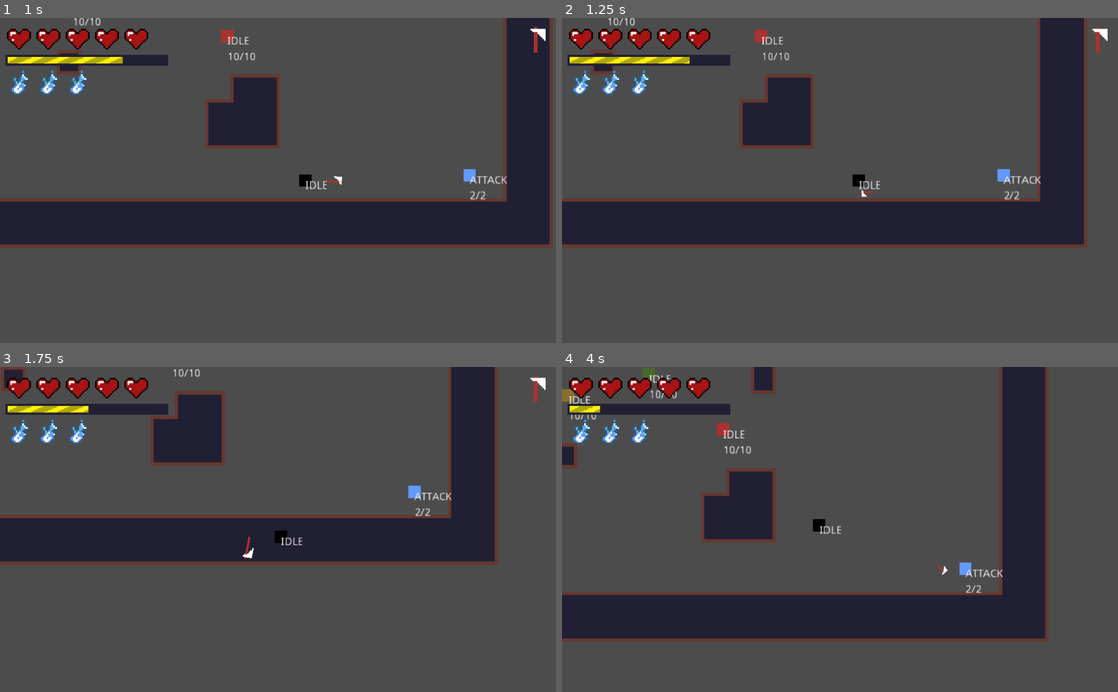
Above: before the commit, frames 1-4 (two rows, left to right).
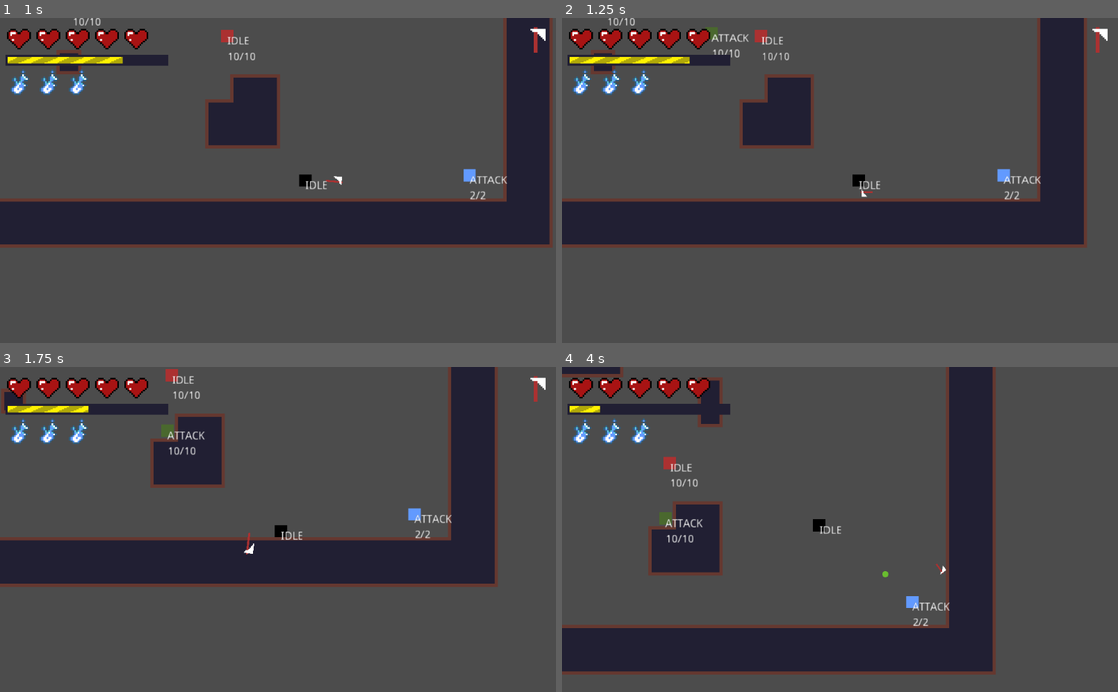
Above: after the commit, the same moments.

Repository: renzoventura/god-of-war
Game: Godot game, scene res://scenes/level/TemplateLevel.tscn
Same seed, same stepped clock (60 frames per second), same inputs: the game is played once before the commit and once after it.
Inputs (mouse positions are in pixels of both pictures, inside the frame that each line leads up to):
- Up to frame 1 (1 s): tap Enter at 0.5 s; move the mouse to (400, 164) at 0.52 s; hold D (right) from 0.53 s (still down); click (400, 164) at 0.6 s; tap Space (dash) at 0.8 s
- Up to frame 2 (1.25 s): keep holding D (right)
- Up to frame 3 (1.75 s): move the mouse to (166, 545) at 1.27 s; release D (right) at 1.28 s; hold S (down) from 1.28 s (still down); tap Space (dash) at 1.35 s; click (166, 545) at 1.55 s
- Up to frame 4 (4 s): move the mouse to (895, 458) at 2.02 s; release S (down) at 2.03 s; hold D (right) 2.03-2.78 s; click (895, 458) at 2.1 s; tap Space (dash) at 2.3, 2.85, 3.8 s; move the mouse to (812, 594) at 2.77 s; hold W (up) 2.78-3.53 s; click (812, 594) at 3.05 s; move the mouse to (1006, 578) at 3.52 s; hold A (left) from 3.53 s (still down); right-click (1006, 578) at 3.6 s

Frame 1 is identical in both runs. In frame 2, 0.2% of the frame differs, in the area x 25-34%, y 2-13%; in frame 3, 16%; in frame 4, 37%, in the area x 0-88%, y 0-95%.

Commit message:
Basher Updates

Diff:
--- a/scenes/enemy/BasherEnemy.gd
+++ b/scenes/enemy/BasherEnemy.gd
@@ -1,25 +1,59 @@
 extends "res://scenes/enemy/Enemy.gd"
 
 var player = null
-const SPEED = 200
+export var SPEED:int = 30
 
+onready var animationPlayer = $"AnimationPlayer"
+onready var bashTimer = $"BashTimer"
+onready var chargeTimer = $"ChargeTimer"
 
-
-
+var is_bashing:bool = false
+var is_done_charging: bool = false
+var last_player_position;
 
 func attack_feature():
-	chase_player()
+	if(!is_bashing):
+		SPEED = 30
+		chase_player()
+	else:
+		bash_attack()
 
 func chase_player():
 	player = get_tree().get_root().find_node("Player", true, false)
 	var player_direction = player.position - self.position
-	if player_direction.x > player_direction.y:
-		player_direction.y = 0
+	move_and_slide(SPEED * player_direction.normalized())
+
+func bash_attack():
+	SPEED = 300
+	var player = get_tree().get_root().find_node("Player", true, false)
+	var player_direction = last_player_position
+	if(is_done_charging):
+		print("DASH")
+		move_and_slide(SPEED * player_direction.normalized())
 	else:
-		player_direction.x =0
-	move_and_slide(SPEED * player_direction.normalized())
+		print("CHARGING")
+
 
 func get_target()->Vector2:
 	var player = get_tree().get_root().find_node("Player", true, false)
 	var player_direction = (player.global_position)
 	return player_direction + Vector2(0,-2)
+
+func _on_AttackRange2_body_entered(body):
+	if (state == ATTACK and !is_bashing):
+		is_done_charging
+		player = get_tree().get_root().find_node("Player", true, false)
+		last_player_position = player.position - self.position
+		is_bashing = true
+		chargeTimer.start()
+		bashTimer.start()
+
+func _on_AttackRange2_body_exited(body):
+	pass # Replace with function body.
+
+func _on_BashTimer_timeout():
+	is_bashing = false
+	is_done_charging = false
+
+func _on_ChargeTimer_timeout():
+	is_done_charging = true
--- a/scenes/enemy/BasherEnemy.tscn
+++ b/scenes/enemy/BasherEnemy.tscn
@@ -1,11 +1,53 @@
-[gd_scene load_steps=4 format=2]
+[gd_scene load_steps=6 format=2]
 
 [ext_resource path="res://scenes/enemy/Enemy.tscn" type="PackedScene" id=1]
 [ext_resource path="res://assets/enemy/basher_enemy.png" type="Texture" id=2]
 [ext_resource path="res://scenes/enemy/BasherEnemy.gd" type="Script" id=3]
+
+[sub_resource type="CircleShape2D" id=1]
+radius = 151.132
+
+[sub_resource type="Animation" id=2]
+resource_name = "BashAttack"
+length = 1.5
+step = 0.05
+tracks/0/type = "value"
+tracks/0/path = NodePath(".:SPEED")
+tracks/0/interp = 1
+tracks/0/loop_wrap = true
+tracks/0/imported = false
+tracks/0/enabled = true
+tracks/0/keys = {
+"times": PoolRealArray( 0, 0.5, 0.6, 0.9, 1, 1.5 ),
+"transitions": PoolRealArray( 1, 1, 1, 1, 1, 1 ),
+"update": 1,
+"values": [ 0, 0, 500, 500, 0, 500 ]
+}
 
 [node name="BasherEnemy" instance=ExtResource( 1 )]
 script = ExtResource( 3 )
 
 [node name="Sprite" parent="." index="0"]
 texture = ExtResource( 2 )
+
+[node name="DectectionZone" parent="AI" index="0"]
+scale = Vector2( 3, 3 )
+
+[node name="AttackRange" type="Node2D" parent="." index="7"]
+
+[node name="AttackRange2" type="Area2D" parent="AttackRange" index="0"]
+
+[node name="CollisionShape2D" type="CollisionShape2D" parent="AttackRange/AttackRange2" index="0"]
+shape = SubResource( 1 )
+
+[node name="AnimationPlayer" type="AnimationPlayer" parent="." index="8"]
+anims/BashAttack = SubResource( 2 )
+
+[node name="ChargeTimer" type="Timer" parent="." index="9"]
+
+[node name="BashTimer" type="Timer" parent="." index="10"]
+wait_time = 2.0
+[connection signal="body_entered" from="AttackRange/AttackRange2" to="." method="_on_AttackRange2_body_entered"]
+[connection signal="body_exited" from="AttackRange/AttackRange2" to="." method="_on_AttackRange2_body_exited"]
+[connection signal="timeout" from="ChargeTimer" to="." method="_on_ChargeTimer_timeout"]
+[connection signal="timeout" from="BashTimer" to="." method="_on_BashTimer_timeout"]
--- a/scenes/player/Player.gd
+++ b/scenes/player/Player.gd
@@ -129,7 +129,8 @@
 		enable_axe_movement()
 
 func toggle_hit_box():
-	player_hit_box.disabled = !player_hit_box.disabled
+#	player_hit_box.disabled = !player_hit_box.disabled
+	pass
 
 func _on_DashTimer_timeout():
 	isDashEnabled = true;
